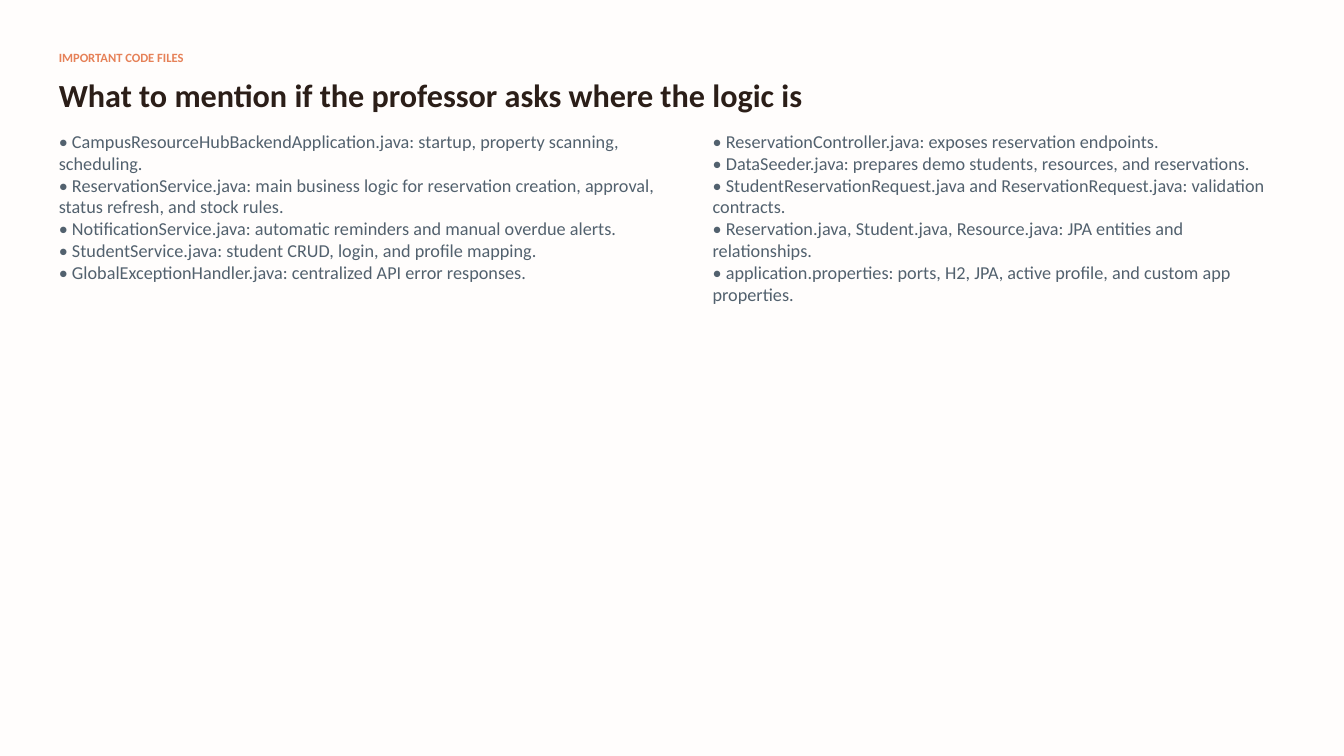
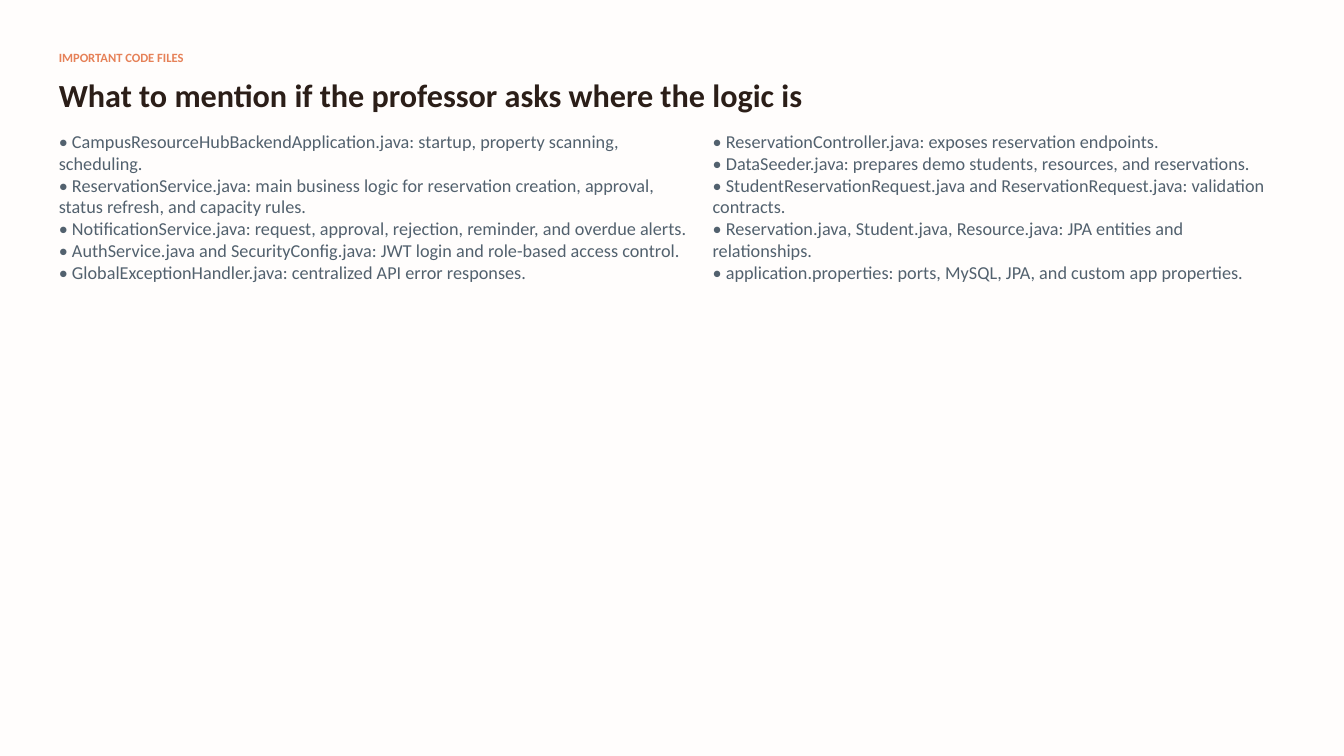
Before and after one commit to montassar1234/campus-resourcely, a slide deck: slide 9 of docs/Campus-Resourcely-Spring-Boot-Defense.pptx. Drawn at 1344x756 pixels with LibreOffice and Linux fonts; fonts in the diff are those of the drawing. Boxes give left, top, right and bottom in pixels: in the first picture for what was removed or moved away, otherwise in the second. Text is boxed around its words. In the diff, an @@ line names an element or a change of style, - is before the commit and + after.

Commit message:
Polish TEK-UP reservation workflow

```diff
--- a/docs/Campus-Resourcely-Spring-Boot-Defense.pptx
+++ b/docs/Campus-Resourcely-Spring-Boot-Defense.pptx
@@ text at bbox=[59, 179, 686, 260]: text changed @@
-• ReservationService.java: main business logic for reservation creation, approval, status refresh, and stock rules.
-• NotificationService.java: automatic reminders and manual overdue alerts.
-• StudentService.java: student CRUD, login, and profile mapping.
+• ReservationService.java: main business logic for reservation creation, approval, status refresh, and capacity rules.
+• NotificationService.java: request, approval, rejection, reminder, and overdue alerts.
+• AuthService.java and SecurityConfig.java: JWT login and role-based access control.
@@ text at bbox=[726, 266, 1243, 282]: text changed @@
-• application.properties: ports, H2, JPA, active profile, and custom app properties.
+• application.properties: ports, MySQL, JPA, and custom app properties.
```
Also in this commit, not shown: 8 other slides changed, 28 other files.
